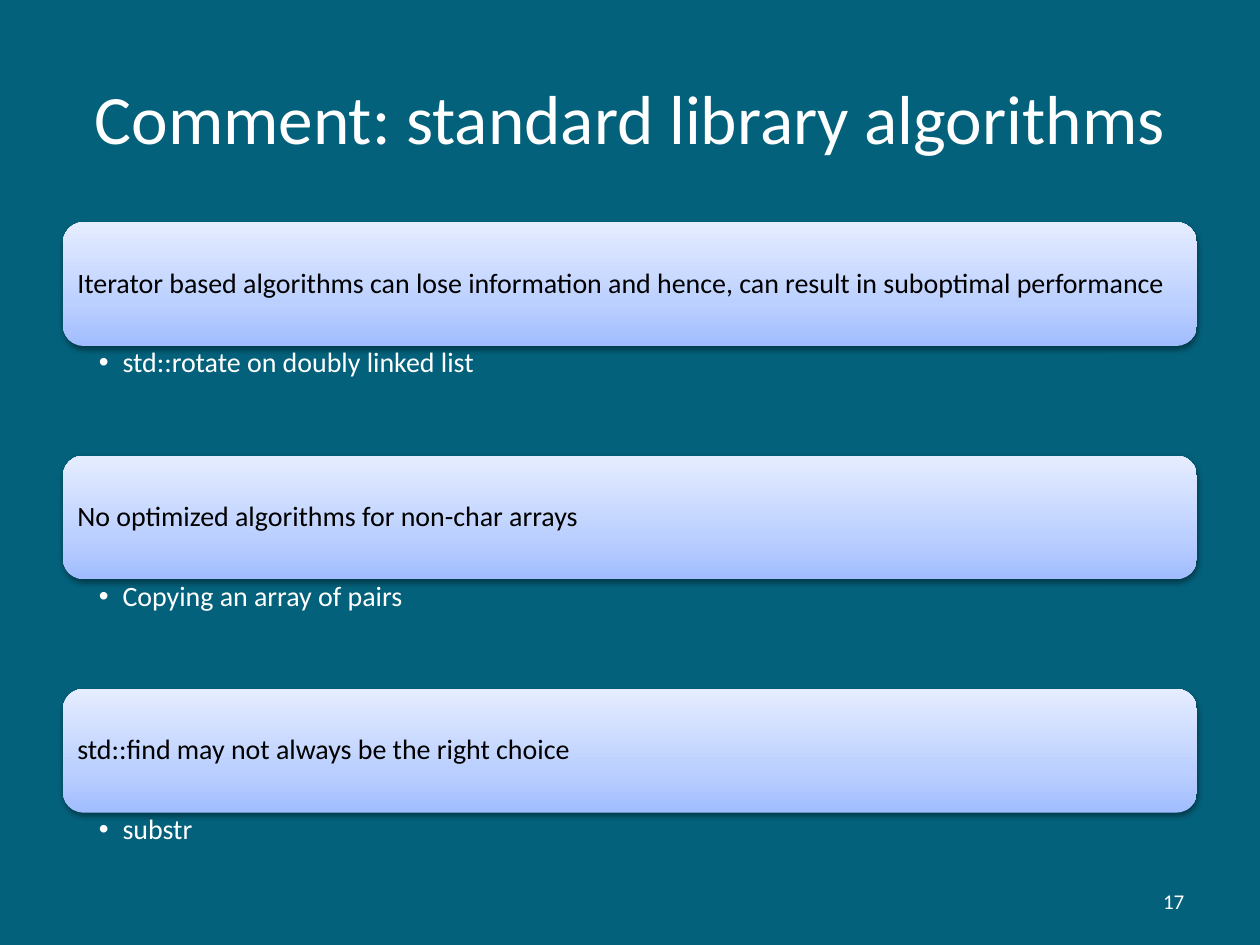
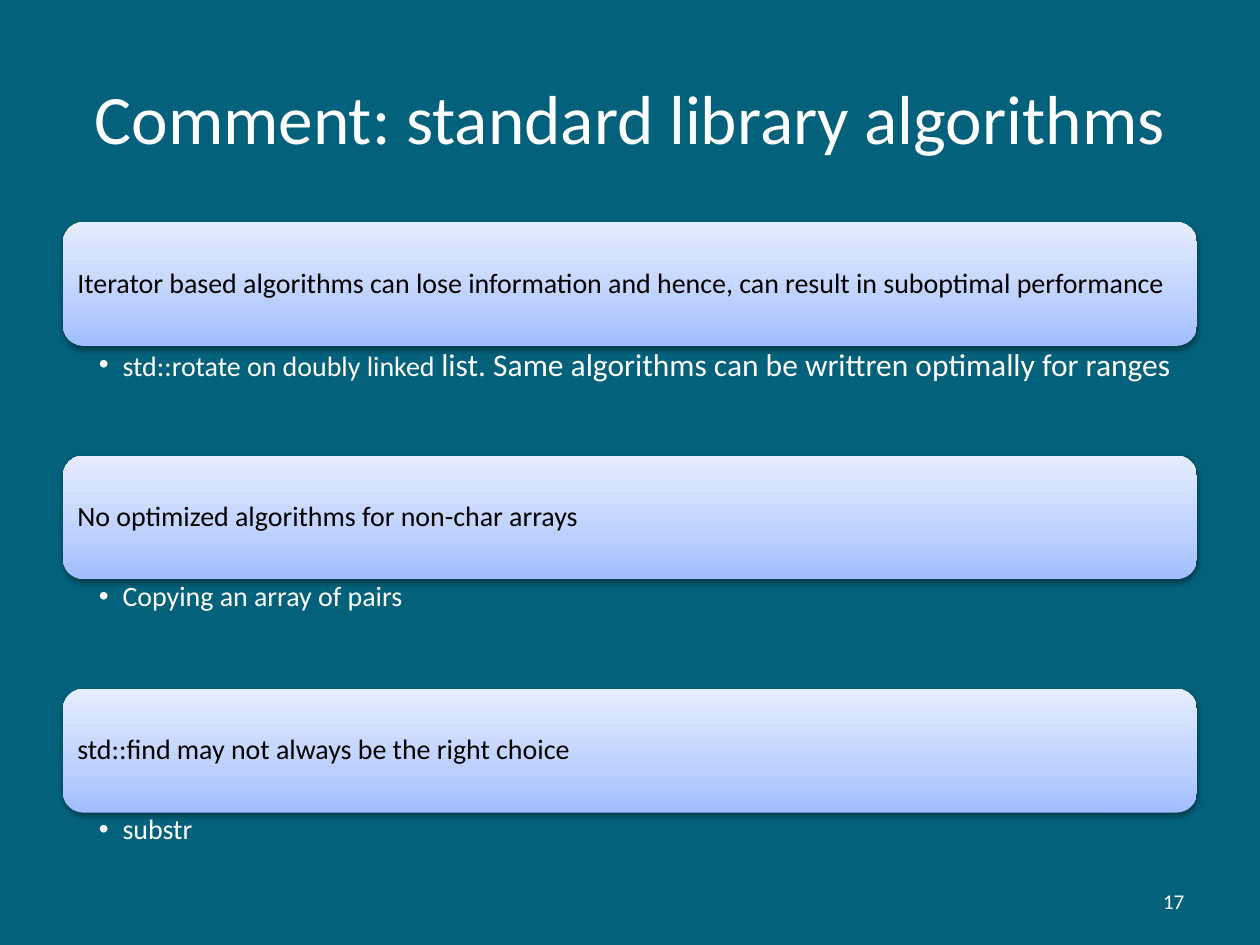
Before and after one commit to hiraditya/std-benchmark, a slide deck: slide 17 of docs/slides/slide-acm-2021-DAC-2017.pptx. Drawn at 1260x945 pixels with LibreOffice and Linux fonts; fonts in the diff are those of the drawing. Boxes give left, top, right and bottom in pixels: in the first picture for what was removed or moved away, otherwise in the second. Text is boxed around its words. In the diff, an @@ line names an element or a change of style, - is before the commit and + after.

```diff
--- a/docs/slides/slide-acm-2021-DAC-2017.pptx
+++ b/docs/slides/slide-acm-2021-DAC-2017.pptx
@@ text at box(123, 354, 1170, 382): text changed; size 16 to 18 pt @@
-  • std::rotate on doubly linked list
+  • std::rotate on doubly linked list. Same algorithms can be writtren optimally for ranges
```
Also in this commit, not shown: 13 other slides changed.
